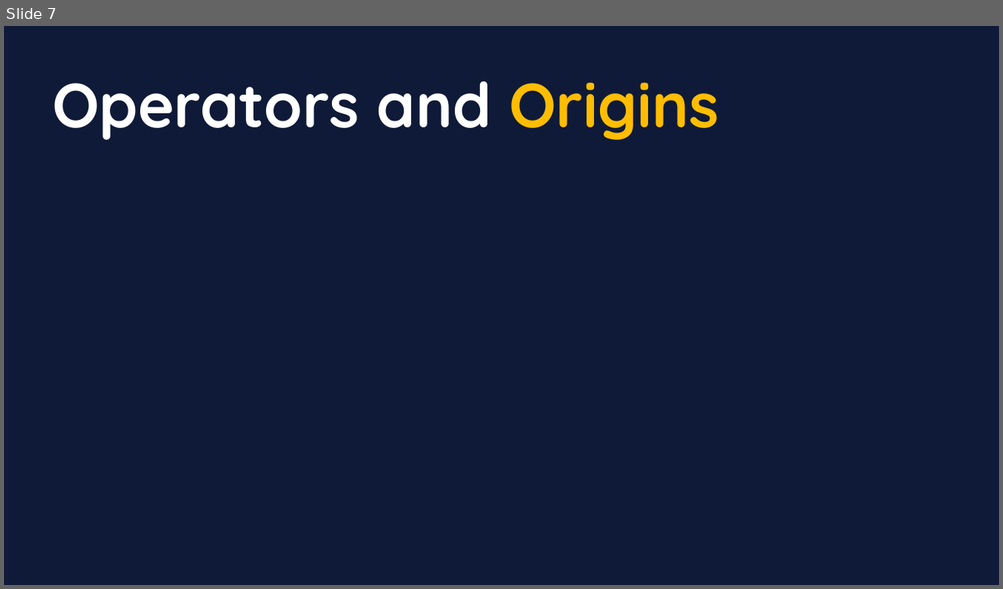
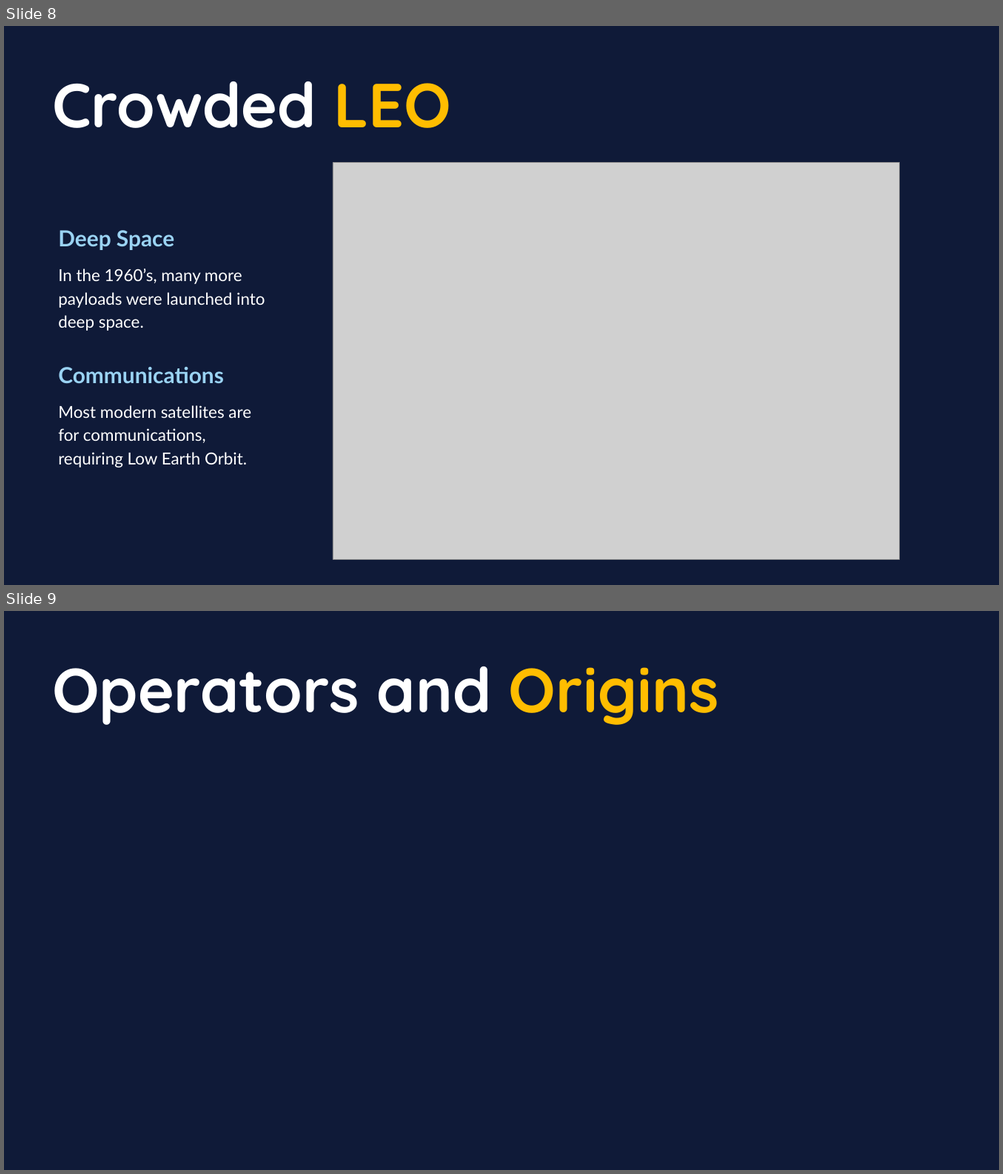
Before and after one commit to daemonchild/cardiffmet-dat5001-visualisation-of-data, a slide deck: assessment/presentation/From Launch to Litter Orbital Overload.pptx. Shown one above the other, each under a label of ours: slide 7 before the commit, slides 8 and 9 after it. The pictures are 1003x589 and 1003x1174 pixels, drawn with LibreOffice and Linux fonts; fonts in the diff are those of the drawing; grey boxes stand for pictures. Boxes give left, top, right and bottom in pixels: in the first picture for what was removed or moved away, otherwise in the second. Text is boxed around its words. In the diff, an @@ line names an element or a change of style, - is before the commit and + after.

```diff
--- a/assessment/presentation/From Launch to Litter Orbital Overload.pptx
+++ b/assessment/presentation/From Launch to Litter Orbital Overload.pptx
@@ slide 8 added at (4,26,999,585), background #0F1A38 @@
@@ text added at (52,82,451,128), 90 pt, text #FFFFFF, bold @@
+Crowded LEO
@@ picture added at (333,163,899,560) @@
@@ text added at (58,230,174,250), 32 pt, text #9AD3F3, bold @@
+Deep Space
@@ text added at (58,269,264,331), 24 pt, text #FFFFFF @@
+In the 1960’s, many more payloads were launched into deep space.
@@ text added at (58,367,224,383), 32 pt, text #9AD3F3, bold @@
+Communications
@@ text added at (58,406,251,468), 24 pt, text #FFFFFF @@
+Most modern satellites are for communications, requiring Low Earth Orbit.
@@ what was slide 7 is now slide 9 @@
```
Also in this commit, not shown: 4 slides changed, 1 other slide added, 9 other files.
